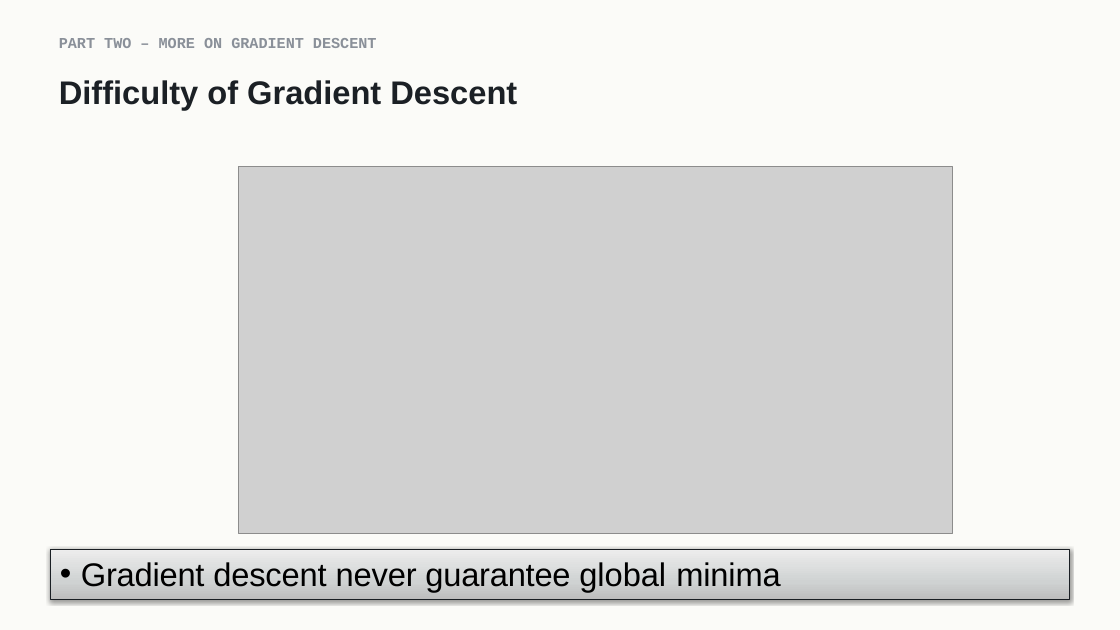
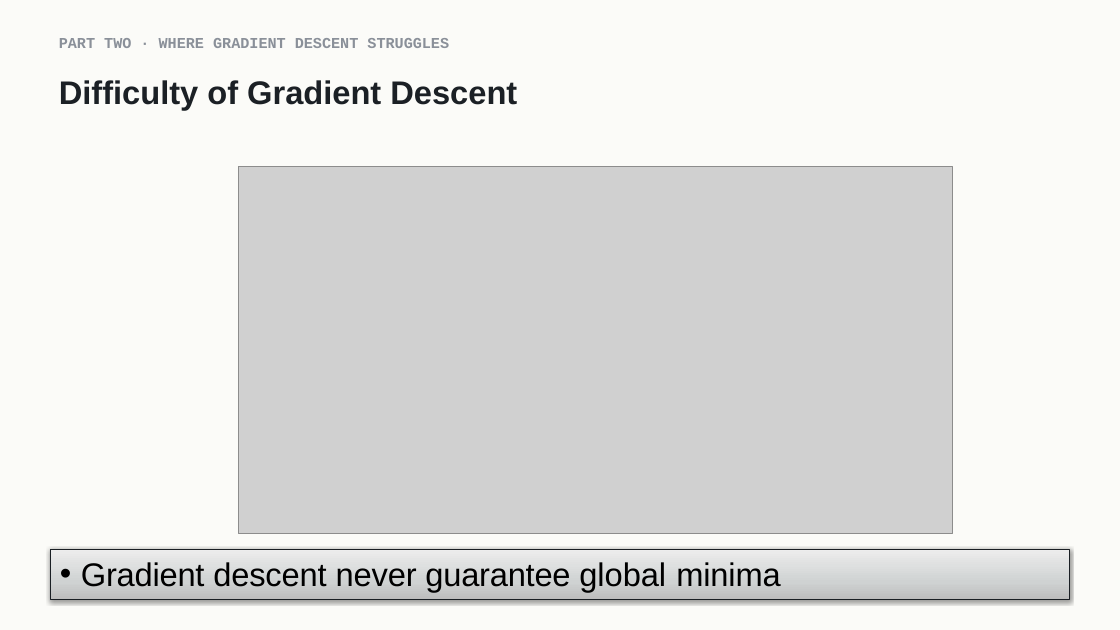
Before and after one commit to indigobio/msacl_dl_course, a slide deck: slide 10 of slides/pptx/lecture02_training.pptx. Drawn at 1120x630 pixels with LibreOffice and Linux fonts; fonts in the diff are those of the drawing; grey boxes stand for pictures. Boxes give left, top, right and bottom in pixels: in the first picture for what was removed or moved away, otherwise in the second. Text is boxed around its words. In the diff, an @@ line names an element or a change of style, - is before the commit and + after.

```diff
--- a/slides/pptx/lecture02_training.pptx
+++ b/slides/pptx/lecture02_training.pptx
@@ text at [59, 38, 449, 48]: text changed @@
-PART TWO – MORE ON GRADIENT DESCENT
+PART TWO · WHERE GRADIENT DESCENT STRUGGLES
```
Also in this commit, not shown: 2 other slides changed, 15 other files.
